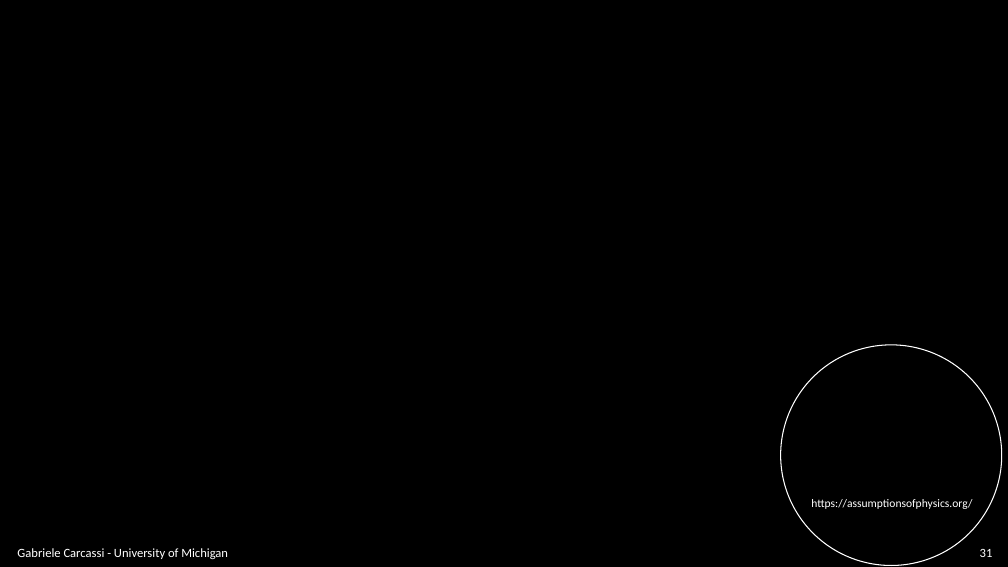
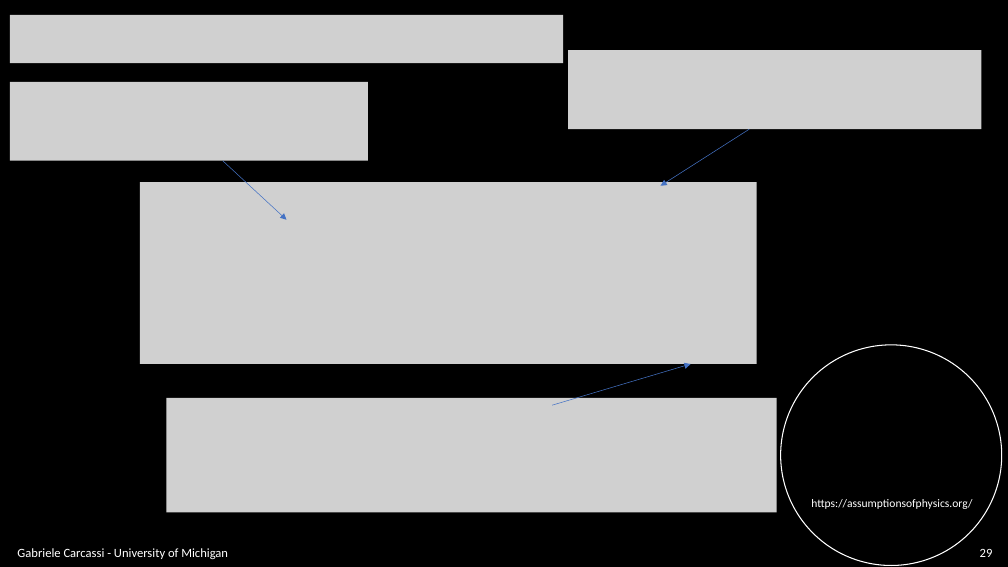
Before and after one commit to assumptionsofphysics/slides, a slide deck: slide 29 of BookCompanions-v2/RP-Class-4.pptx (slide 31 before the commit). Drawn at 1008x567 pixels with LibreOffice and Linux fonts; fonts in the diff are those of the drawing; grey boxes stand for pictures; background and template pictures are left out. Boxes give left, top, right and bottom in pixels: in the first picture for what was removed or moved away, otherwise in the second. Text is boxed around its words. In the diff, an @@ line names an element or a change of style, - is before the commit and + after.

```diff
--- a/BookCompanions-v2/RP-Class-4.pptx
+++ b/BookCompanions-v2/RP-Class-4.pptx
@@ picture added at (10, 15, 563, 64) @@
@@ picture added at (568, 51, 982, 129) @@
@@ picture added at (10, 82, 368, 160) @@
@@ arrow added from (749, 129) to (661, 186), #4472C4 0.5 pt @@
@@ arrow added from (223, 161) to (287, 220), #4472C4 0.5 pt @@
@@ picture added at (140, 182, 757, 364) @@
@@ arrow added from (552, 405) to (691, 364), #4472C4 0.5 pt @@
@@ picture added at (166, 398, 777, 512) @@
@@ page number at (980, 549, 993, 557): text changed @@
-31
+29
```
Also in this commit, not shown: 15 other slides changed, 3 slides removed, 1 other file.
